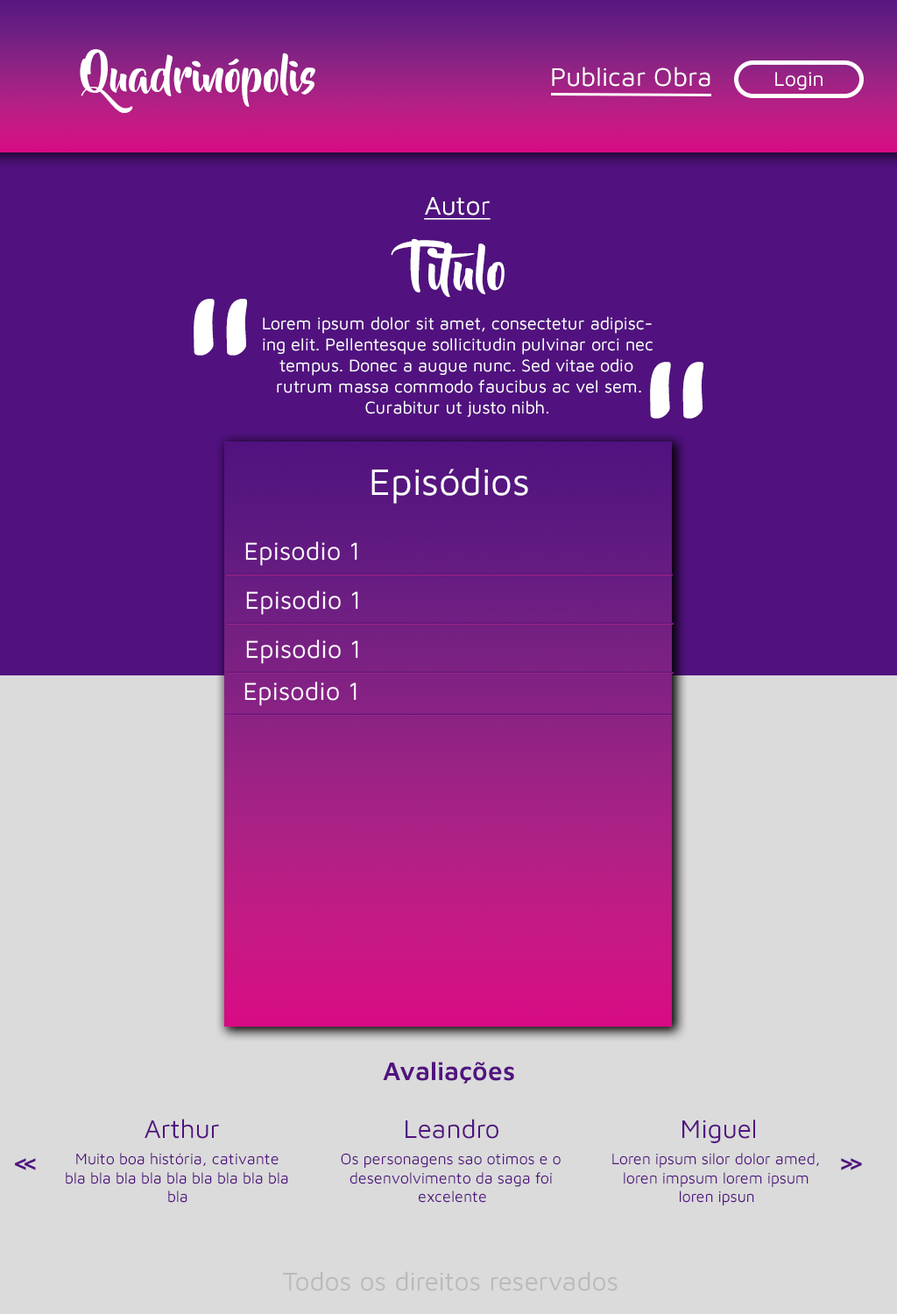
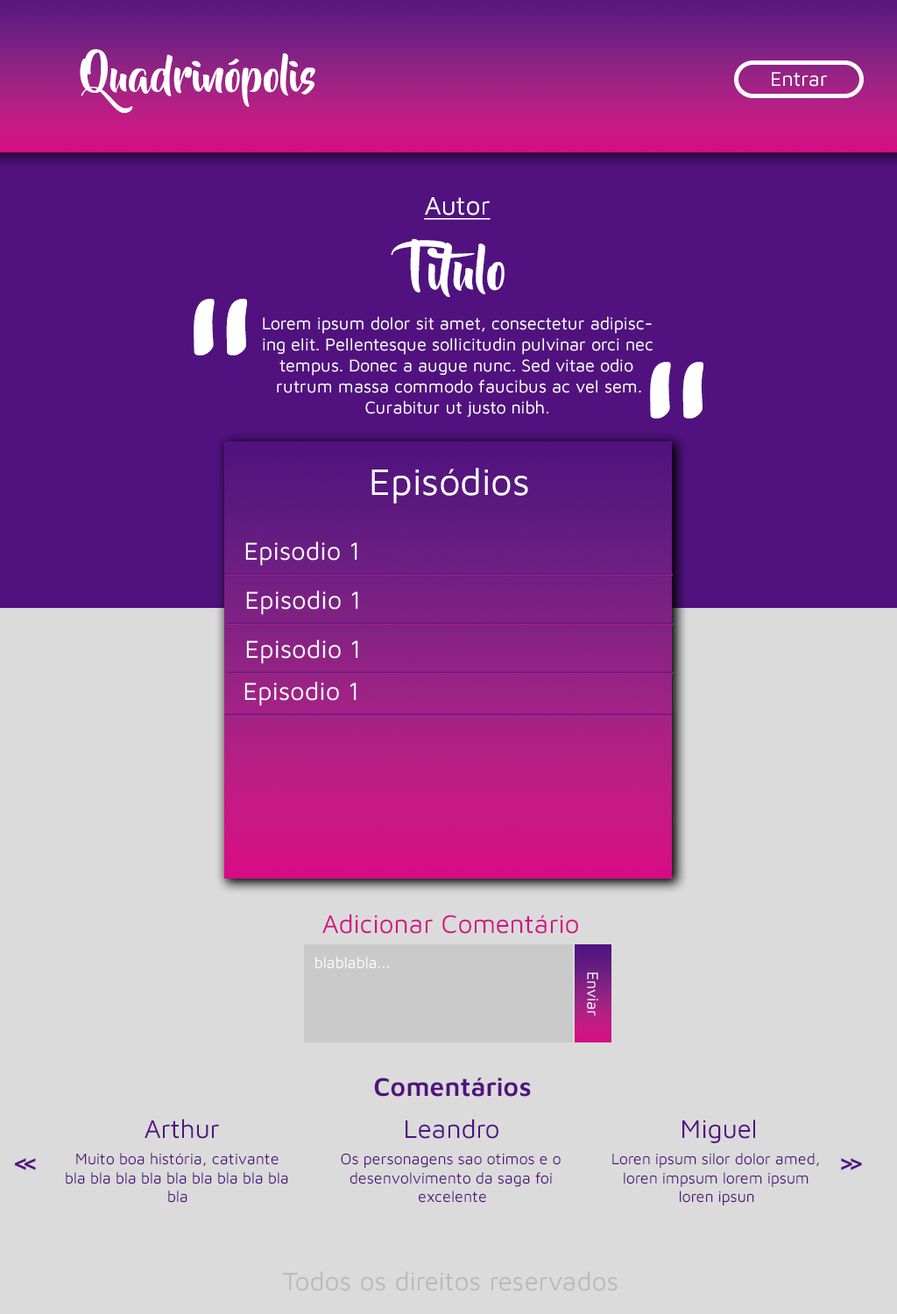
Layered file, before and after one edit (897×1314). Changes by layer:
renamed "Avaliações" to "Comentários", painted on it over <box>374,1062,532,1098</box>
hid "Linha 1" over <box>551,92,712,97</box>
renamed "Publicar Obra" to (unnamed layer), painted on it over <box>552,66,711,87</box>
renamed "Login" to "Entrar", painted on it over <box>772,71,828,91</box>
painted on "Retângulo 1" over <box>551,66,828,97</box>
added layer "Enviar" above "Retângulo 6" over <box>587,972,599,1017</box>
added layer "Retângulo 6" above "blablabla..." over <box>574,944,612,1043</box>
added layer "blablabla..." above "Retângulo 5" over <box>315,956,390,970</box>
added layer "Retângulo 5" above "Adicionar Comentário" over <box>304,944,574,1043</box>
added layer "Adicionar Comentário" above "Retângulo 4" over <box>322,913,579,935</box>
painted on "Retângulo 4" over <box>224,473,673,1028</box>
painted on "Retângulo 3" over <box>0,608,897,676</box>
